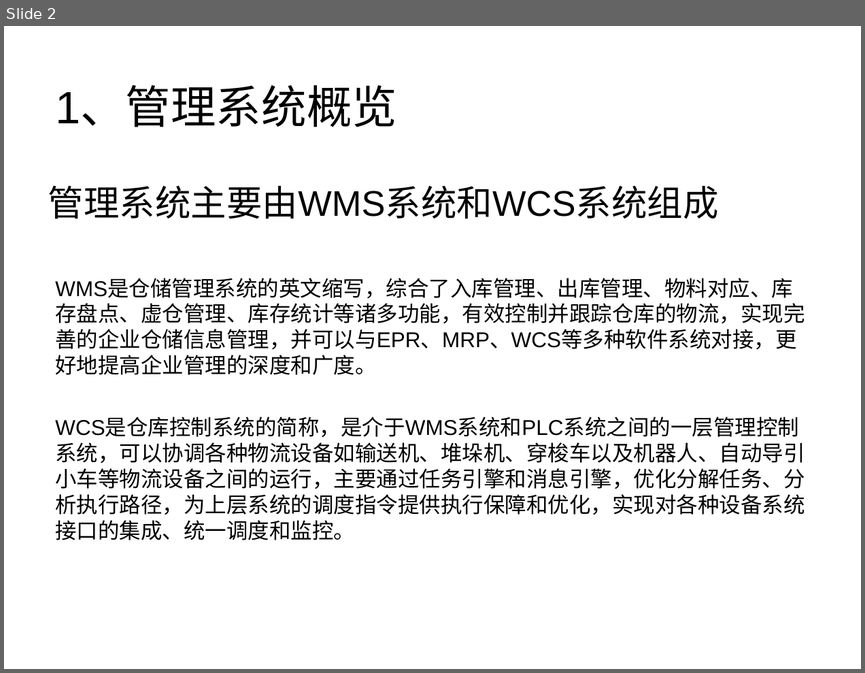
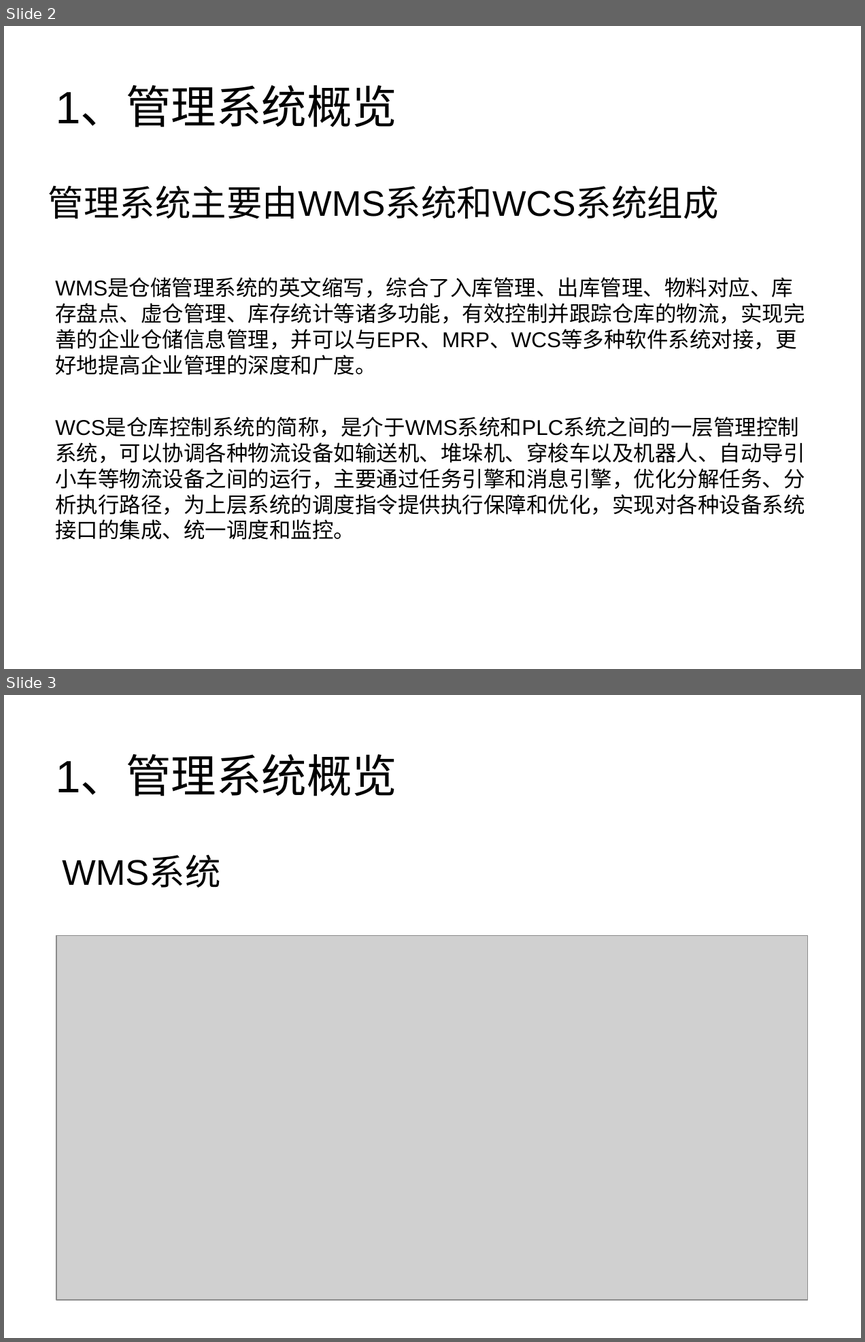
Before and after one commit to asx030609/FileSave, a slide deck: MySelfFile/THOK/辅料库培训资料/洛阳辅料库指导手册.ppt. Shown one above the other, each under a label of ours: slide 2 before the commit, slides 2 and 3 after it. The pictures are 865x673 and 865x1342 pixels, drawn with LibreOffice and Linux fonts; fonts in the diff are those of the drawing; grey boxes stand for pictures. Boxes give left, top, right and bottom in pixels: in the first picture for what was removed or moved away, otherwise in the second. Text is boxed around its words. In the diff, an @@ line names an element or a change of style, - is before the commit and + after.

Commit message:
000

```diff
--- a/MySelfFile/THOK/辅料库培训资料/洛阳辅料库指导手册.ppt
+++ b/MySelfFile/THOK/辅料库培训资料/洛阳辅料库指导手册.ppt
@@ slide 3 added at (x1=4, y1=695, x2=861, y2=1338), background #FFFFFF @@
@@ title added at (x1=56, y1=756, x2=398, y2=796), 38 pt, text #000000 @@
+1、管理系统概览
@@ text added at (x1=62, y1=856, x2=220, y2=887), 30 pt, text #000000 @@
+WMS系统
@@ picture added at (x1=56, y1=936, x2=808, y2=1300) @@
```
Also in this commit, not shown: 1 other slide added.
